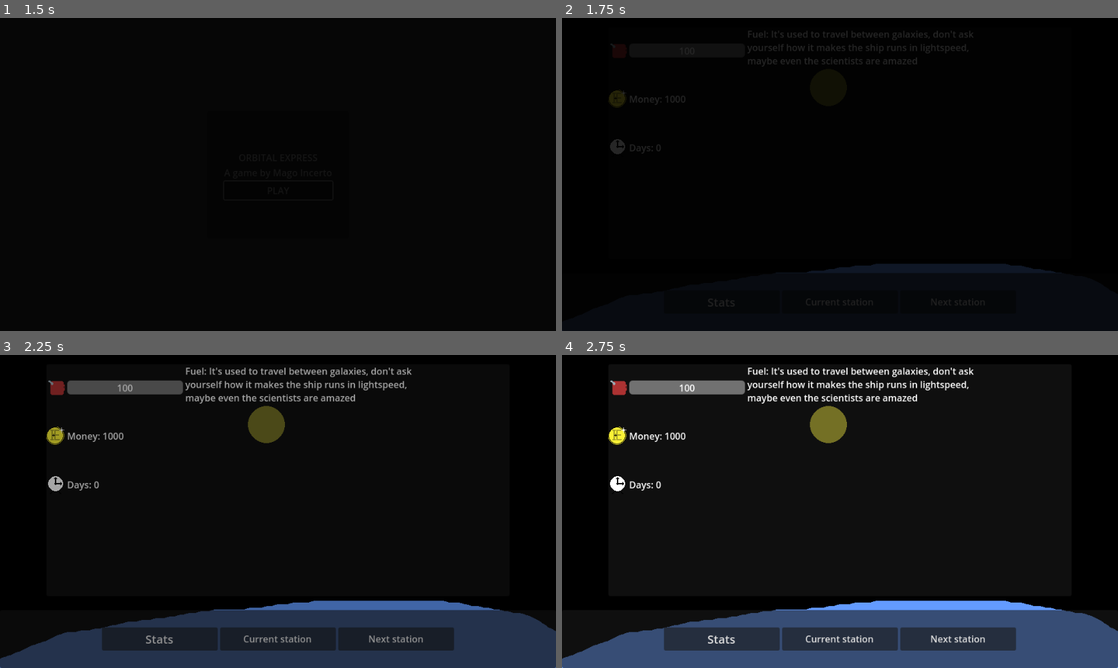
Above: before the commit, frames 1-4 (two rows, left to right).
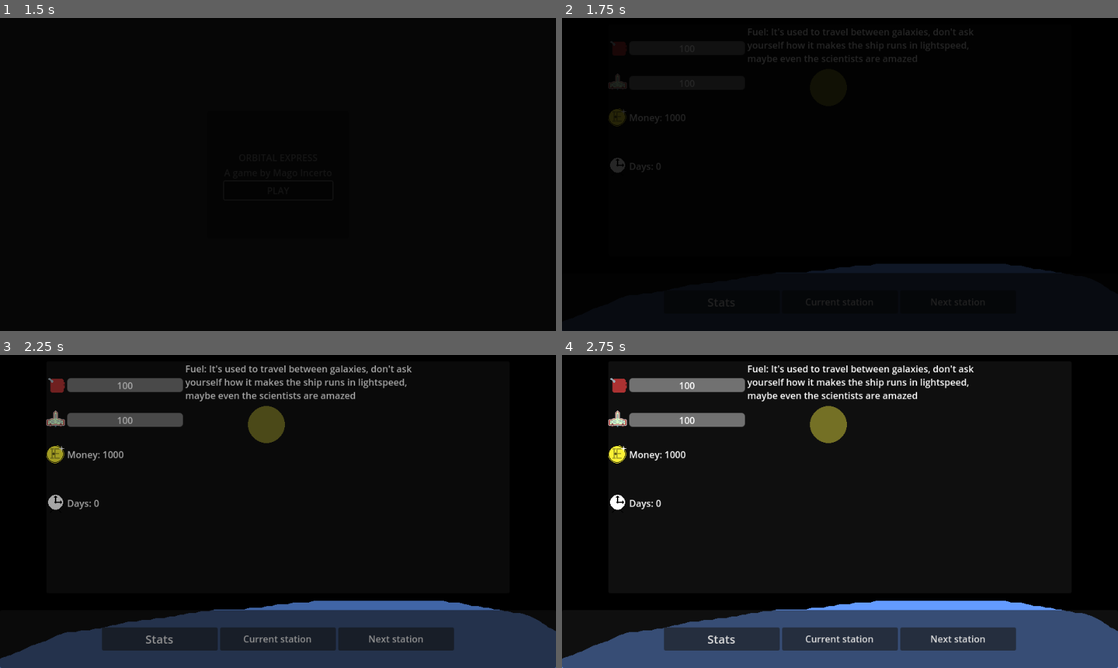
Above: after the commit, the same moments.

Repository: GustavoIgor/orbital-express
Game: Godot game, scene res://Scenes/main_menu.tscn
The game is run twice, just before and just after one commit, with the same random seed, the same clock (stepped at 60 frames per second) and the same inputs.
Inputs:
- Up to frame 1 (1.5 s): click "PLAY" at 0.5 s; click "PLAY" at 1.25 s
- Up to frame 2 (1.75 s): no input
- Up to frame 3 (2.25 s): click "Current station" at 2 s
- Up to frame 4 (2.75 s): no input

Frame 1 is identical in both runs. In frame 2, 1.1% of the frame differs, in the area x 8-74%, y 3-50%; in frame 3, 4.0%; in frame 4, 4.2%, in the area x 8-75%, y 3-50%.

Commit message:
Added life in stats and scenes for station scene buttons

Diff:
--- /dev/null
+++ b/Scenes/current_station.tscn
@@ -0,0 +1,33 @@
+[gd_scene load_steps=2 format=3 uid="uid://bejx0rp1kryob"]
+
+[ext_resource type="Script" path="res://Scripts/current_station.gd" id="1_gufbw"]
+
+[node name="CurrentStation" type="Panel"]
+custom_minimum_size = Vector2(800, 400)
+anchors_preset = 5
+anchor_left = 0.5
+anchor_right = 0.5
+offset_left = -400.0
+offset_top = 10.0
+offset_right = 400.0
+offset_bottom = 410.0
+grow_horizontal = 2
+script = ExtResource("1_gufbw")
+
+[node name="VBoxContainer" type="VBoxContainer" parent="."]
+layout_mode = 1
+anchors_preset = 5
+anchor_left = 0.5
+anchor_right = 0.5
+offset_left = -168.0
+offset_right = 168.0
+offset_bottom = 300.0
+grow_horizontal = 2
+
+[node name="TextureRect" type="TextureRect" parent="VBoxContainer"]
+layout_mode = 2
+
+[node name="RichTextLabel" type="RichTextLabel" parent="VBoxContainer"]
+custom_minimum_size = Vector2(80, 80)
+layout_mode = 2
+text = "TEXT"
--- /dev/null
+++ b/Scenes/next_station.tscn
@@ -0,0 +1,11 @@
+[gd_scene format=3 uid="uid://cuindur1pl737"]
+
+[node name="NextStation" type="Panel"]
+custom_minimum_size = Vector2(800, 400)
+anchors_preset = 5
+anchor_left = 0.5
+anchor_right = 0.5
+offset_left = -400.0
+offset_right = 400.0
+offset_bottom = 400.0
+grow_horizontal = 2
--- a/Scenes/station.tscn
+++ b/Scenes/station.tscn
@@ -68,8 +68,8 @@
 
 [node name="Stats" parent="Control" instance=ExtResource("3_ymfby")]
 layout_mode = 1
-offset_top = 16.0
-offset_bottom = 416.0
+offset_top = 11.0
+offset_bottom = 411.0
 
 [connection signal="pressed" from="Control/Bar/HBoxContainer/Stats" to="." method="_on_stats_pressed"]
 [connection signal="pressed" from="Control/Bar/HBoxContainer/CurrentStation" to="." method="_on_current_station_pressed"]
--- a/Scenes/stats.tscn
+++ b/Scenes/stats.tscn
@@ -1,7 +1,8 @@
-[gd_scene load_steps=5 format=3 uid="uid://dg2ie0juhtj7p"]
+[gd_scene load_steps=6 format=3 uid="uid://dg2ie0juhtj7p"]
 
 [ext_resource type="Script" path="res://Scripts/stats.gd" id="1_3yys5"]
 [ext_resource type="Texture2D" uid="uid://0s3vn55i83cb" path="res://Assets/gas.png" id="1_stn2a"]
+[ext_resource type="Texture2D" uid="uid://mxooyjyd75w8" path="res://Assets/ShipLife.png" id="3_fyy41"]
 [ext_resource type="Texture2D" uid="uid://dqhdmi3g8rri" path="res://Assets/coin.png" id="3_x8v56"]
 [ext_resource type="Texture2D" uid="uid://bm2iw7gayxxwp" path="res://Assets/time.png" id="4_b5oyn"]
 
@@ -21,6 +22,8 @@
 anchors_preset = 15
 anchor_right = 1.0
 anchor_bottom = 1.0
+offset_top = 1.0
+offset_bottom = 1.0
 grow_horizontal = 2
 grow_vertical = 2
 
@@ -62,6 +65,40 @@
 horizontal_alignment = 1
 vertical_alignment = 1
 
+[node name="Life" type="HBoxContainer" parent="HBoxContainer/VBoxContainer"]
+layout_mode = 2
+
+[node name="TextureRect" type="TextureRect" parent="HBoxContainer/VBoxContainer/Life"]
+custom_minimum_size = Vector2(32, 32)
+layout_mode = 2
+texture = ExtResource("3_fyy41")
+stretch_mode = 3
+
+[node name="ProgressBar" type="ProgressBar" parent="HBoxContainer/VBoxContainer/Life"]
+custom_minimum_size = Vector2(200, 24)
+layout_mode = 2
+size_flags_horizontal = 4
+size_flags_vertical = 4
+value = 20.0
+show_percentage = false
+
+[node name="Label" type="Label" parent="HBoxContainer/VBoxContainer/Life/ProgressBar"]
+layout_mode = 1
+anchors_preset = 8
+anchor_left = 0.5
+anchor_top = 0.5
+anchor_right = 0.5
+anchor_bottom = 0.5
+offset_left = -20.0
+offset_top = -11.5
+offset_right = 20.0
+offset_bottom = 11.5
+grow_horizontal = 2
+grow_vertical = 2
+text = "LIFE"
+horizontal_alignment = 1
+vertical_alignment = 1
+
 [node name="Money" type="HBoxContainer" parent="HBoxContainer/VBoxContainer"]
 custom_minimum_size = Vector2(0, 80)
 layout_mode = 2
@@ -96,5 +133,6 @@
 text = "Fuel: It's used to travel between galaxies, don't ask yourself how it makes the ship runs in lightspeed, maybe even the scientists are amazed"
 
 [connection signal="mouse_entered" from="HBoxContainer/VBoxContainer/Fuel" to="." method="_on_fuel_mouse_entered"]
+[connection signal="mouse_entered" from="HBoxContainer/VBoxContainer/Life" to="." method="_on_life_mouse_entered"]
 [connection signal="mouse_entered" from="HBoxContainer/VBoxContainer/Money" to="." method="_on_money_mouse_entered"]
 [connection signal="mouse_entered" from="HBoxContainer/VBoxContainer/Days" to="." method="_on_days_mouse_entered"]
--- a/Scripts/Global.gd
+++ b/Scripts/Global.gd
@@ -1,10 +1,12 @@
 extends Node
 var fuel : int = 100
+var life : int = 100
 var money : float = 1000.00
 var time : int = 0
 var days : int = 0
 var cur_station : int = 0
-var stations = [
+var goods : Array = ["Data", "Energy", "Food", "Fuel", "Medicine", "Metal", "Water" ]
+var stations : Array = [
 	{"name": "Alpha Station", "resources": ["Fuel", "Food"], "missions": ["Deliver Supplies"]},
 	{"name": "Beta Outpost", "resources": ["Metal"], "missions": ["Escort Ship"]},
 	{"name": "Gamma Base", "resources": ["Data"], "missions": ["Repair Systems"]},
--- /dev/null
+++ b/Scripts/current_station.gd
@@ -0,0 +1,13 @@
+extends Panel
+
+func _ready() -> void:
+	var textlabel : RichTextLabel = $VBoxContainer/RichTextLabel
+	match Global.cur_station:
+		0:
+			textlabel.text = "It's Alpha Station."
+		_:
+			pass
+	pass
+
+func _process(delta: float) -> void:
+	pass
--- a/Scripts/stats.gd
+++ b/Scripts/stats.gd
@@ -1,6 +1,8 @@
 extends Panel
 @onready var fuel_progress_bar : ProgressBar = $HBoxContainer/VBoxContainer/Fuel/ProgressBar
 @onready var fuel_label : Label = $HBoxContainer/VBoxContainer/Fuel/ProgressBar/Label
+@onready var life_progress_bar : ProgressBar = $HBoxContainer/VBoxContainer/Life/ProgressBar
+@onready var life_label : Label = $HBoxContainer/VBoxContainer/Life/ProgressBar/Label
 @onready var money_label : Label = $HBoxContainer/VBoxContainer/Money/Label
 @onready var days_label : Label = $HBoxContainer/VBoxContainer/Days/Label
 @onready var info : RichTextLabel = $HBoxContainer/RichTextLabel
@@ -12,6 +14,8 @@
 func _process(delta: float) -> void:
 	fuel_progress_bar.value = Global.fuel
 	fuel_label.text = str(Global.fuel)
+	life_progress_bar.value = Global.life
+	life_label.text = str(Global.life)
 	money_label.text = "Money: " + str(Global.money)
 	days_label.text = "Days: " + str(Global.days)
 	pass
@@ -20,7 +24,10 @@
 	info.text = "Fuel: It's used to travel between galaxies, don't ask yourself how it makes the ship runs in lightspeed, maybe even the scientists are amazed."
 
 func _on_money_mouse_entered() -> void:
-	info.text = "Money. A currency. Most Universe uses this coin, it's gets crazy when election comes out... somethings never change even after thousands of years, right?"
+	info.text = "Money: A currency. Most Universe uses this coin, it's gets crazy when election comes out... somethings never change even after thousands of years, right?"
 
 func _on_days_mouse_entered() -> void:
-	info.text = "Days, the how many times a celestial body rotates completely around its own axis. Even so many planets exists in the cosmos, it's still based on Earth (Now called 'Genisis') cycles."
+	info.text = "Days: the how many times a celestial body rotates completely around its own axis. Even so many planets exists in the cosmos, it's still based on Earth (Now called 'Genisis') cycles."
+
+func _on_life_mouse_entered() -> void:
+	info.text = "Life: It's you ship integrity, the lower the more damaged the ship is. Be careful with your precious ship!"
Binary file added: Assets/ShipLife.png
Not shown, added: Assets/ShipLife.png.import
